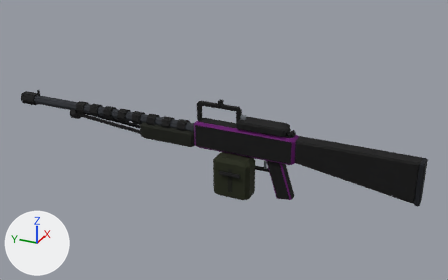
Before and after pictures for a commit that changed the glTF model art/env/weapons/SM_Wep_LMG.glb.
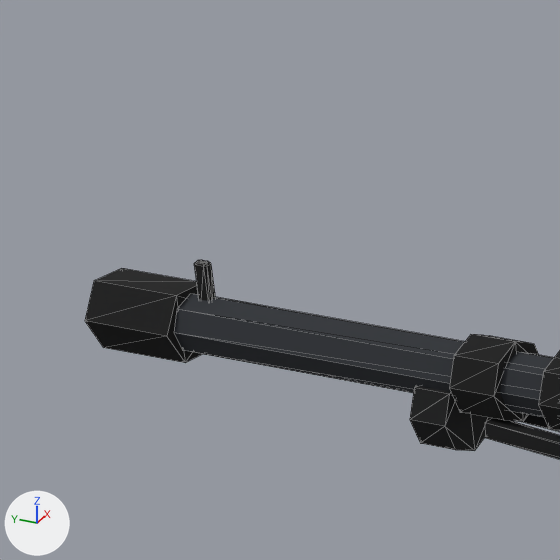
Each version is shown whole from a 50 mm lens placed at (-1.454, -0.509, 0.767), pointed at (0.015, 0.152, 0.032), then close up on the part from 2% to 21% of the width and 18% to 48% of the height. Every picture has the same lights, and +X, +Y and +Z are marked at lower left. The last two pictures show the newer version. The close-ups show mesh edges as thin lines. Where no turn or scale is listed for an object, it has been applied to the vertices. Vertices at exactly the same position are counted once.

In view in the first close-up: 'SM_Wep_LMG'.
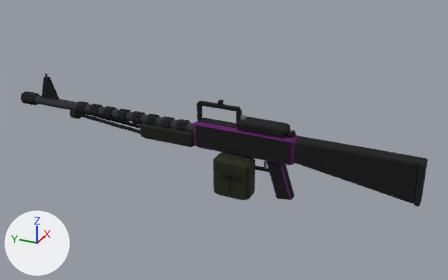
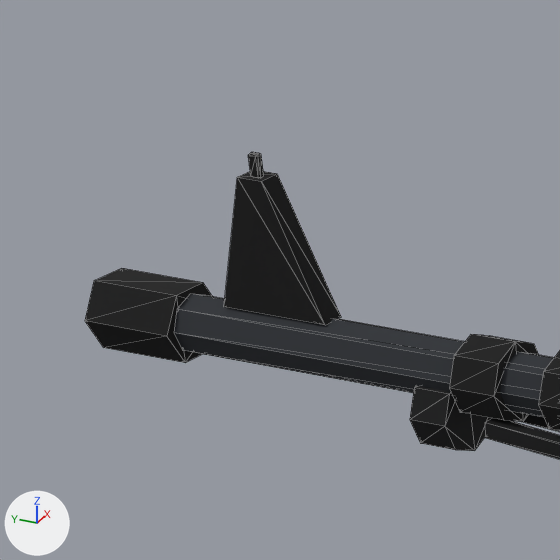
Where the change shows, as pixel boxes [x1, y1, x2, y2] in the close-ups (560 x 560 px; the box of a moved part takes in the faces that stretch with it):
```json
{"object": "SM_Wep_LMG", "change": "reshaped", "before": [85, 260, 560, 459], "after": [85, 152, 560, 459]}
{"part": 1, "of": "me_sm_wep_lmg", "change": "moved or reshaped", "before": [194, 260, 216, 301], "after": [248, 152, 264, 177]}
{"part": 2, "of": "me_sm_wep_lmg", "change": "added", "after": [224, 171, 341, 325]}
```

Edits to the scene script, one JSON object a line:
```json
{"block": "me_sm_wep_lmg", "where": "# used by ob_sm_wep_lmg; location = (0.0, 0.0, 0.0)"}
{"block": "me_sm_wep_lmg", "where": "# verts and faces of me_sm_wep_lmg; kept vertices keep their numbers, new ones are numbered from 532"}
{"op": "remove", "block": "me_sm_wep_lmg", "code": "me_sm_wep_lmg.from_pydata(...)  # 532 vertices, 904 faces; spans x -0.025..0.027, y -0.402..0.85, z -0.104..0.157"}
{"op": "add", "block": "me_sm_wep_lmg", "code": "me_sm_wep_lmg.from_pydata(...)  # 540 vertices, 916 faces; spans x -0.025..0.027, y -0.402..0.85, z -0.104..0.157"}
{"block": "me_sm_wep_lmg", "change": "me_sm_wep_lmg part 1: the loose piece of 32 vertices spanning x -0.002..0.002, y 0.786..0.794, z 0.067..0.093 is scaled about its middle by (0.8, 0.735, 0.447), then moved by (0.0, -0.04, 0.067)"}
{"block": "me_sm_wep_lmg", "change": "me_sm_wep_lmg part 2"}
{"op": "add", "block": "me_sm_wep_lmg", "code": "verts[532] = (-0.006, 0.715, 0.074)  # pixel (325, 325)"}
{"op": "add", "block": "me_sm_wep_lmg", "code": "verts[533] = (-0.006, 0.775, 0.074)  # pixel (223, 306)"}
{"op": "add", "block": "me_sm_wep_lmg", "code": "verts[534] = (-0.006, 0.757, 0.142)  # pixel (237, 177)"}
{"op": "add", "block": "me_sm_wep_lmg", "code": "verts[535] = (-0.006, 0.743, 0.142)  # pixel (261, 181)"}
{"op": "add", "block": "me_sm_wep_lmg", "code": "for new, old in zip([*range(536, 540)], [*range(532, 536)]): verts[new] = verts[old] + (0.012, 0.0, 0.0)"}
{"op": "add", "block": "me_sm_wep_lmg", "code": "faces += [(532, 535, 534), (532, 534, 533), (536, 537, 539), (537, 538, 539), (532, 533, 537), (532, 537, 536)]"}
{"op": "add", "block": "me_sm_wep_lmg", "code": "faces += [(533, 534, 538), (533, 538, 537), (534, 535, 539), (534, 539, 538), (532, 536, 535), (535, 536, 539)]"}
```
